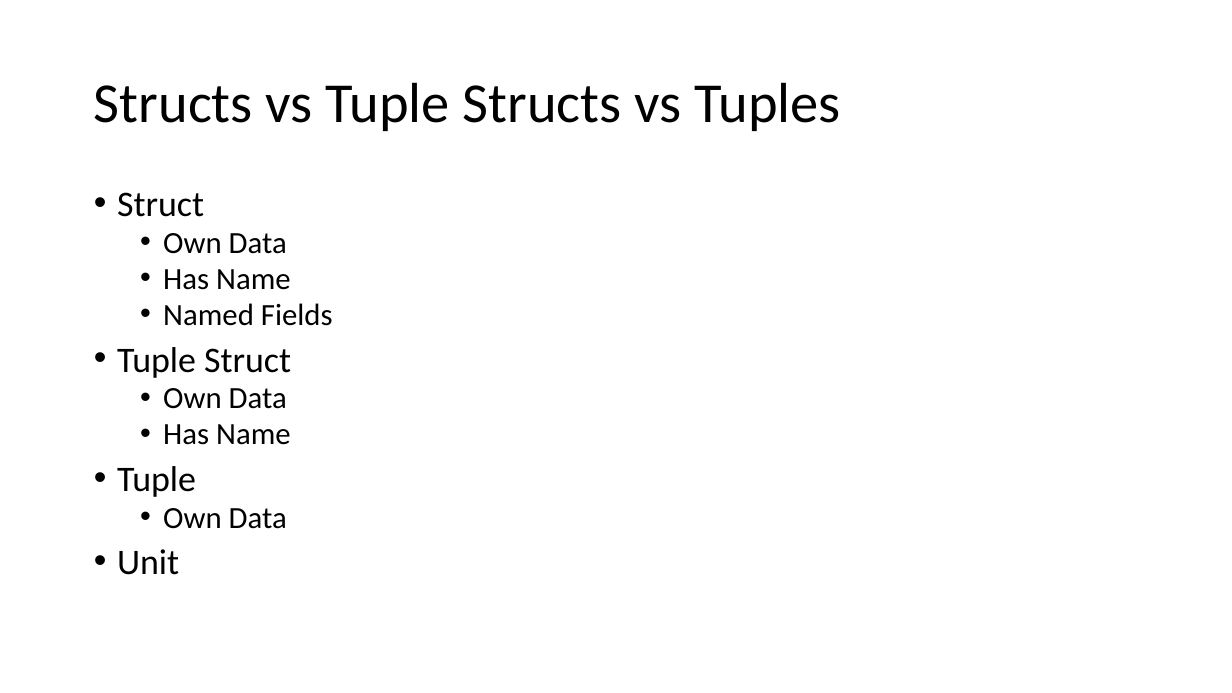
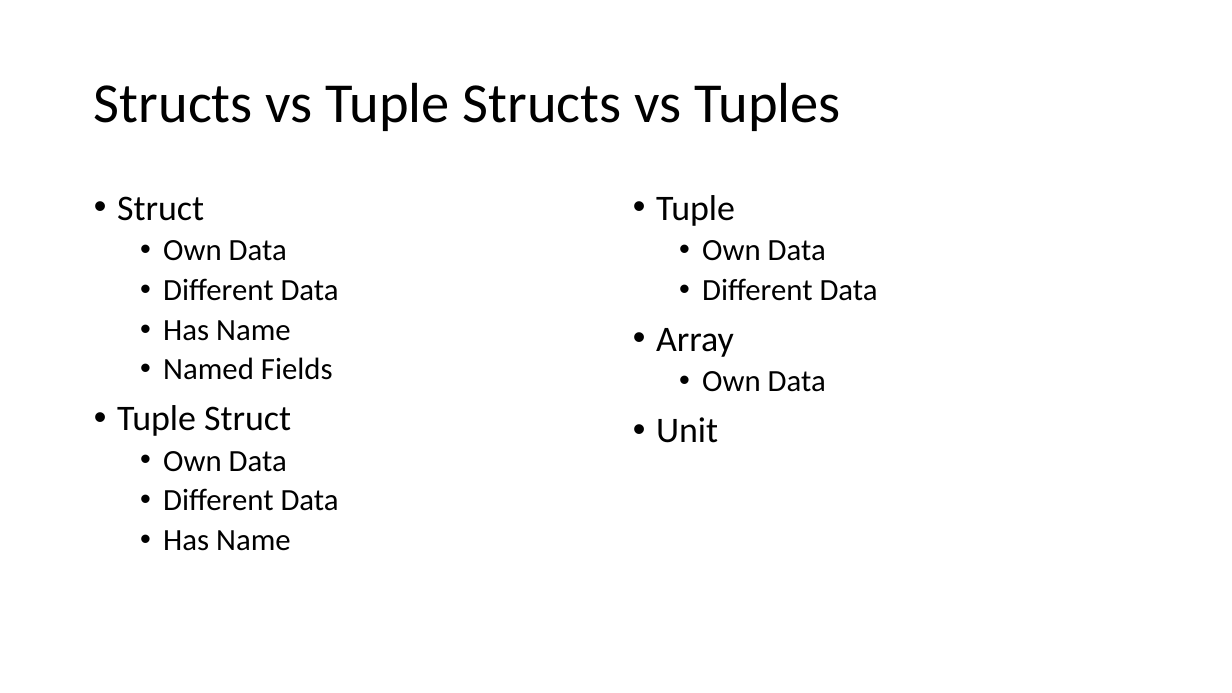
Before and after one commit to kugushev/course-rust-basics, a slide deck: slide 13 of pres/02-BuildingBlocks.pptx (slide 12 before the commit). Drawn at 1232x693 pixels with LibreOffice and Linux fonts; fonts in the diff are those of the drawing. Boxes give left, top, right and bottom in pixels: in the first picture for what was removed or moved away, otherwise in the second. Text is boxed around its words. In the diff, an @@ line names an element or a change of style, - is before the commit and + after.

```diff
--- a/pres/02-BuildingBlocks.pptx
+++ b/pres/02-BuildingBlocks.pptx
@@ text at [117,196,333,551]: line spacing 0.8 to 0.9 @@
@@ text added at [656,195,878,443], 24 pt, text #000000 @@
+• Tuple
+  • Own Data
+  • Different Data
+• Array
+  • Own Data
+• Unit
@@ text at [163,278,339,301]: paragraph added @@
+  • Different Data
@@ text at [117,466,287,575]: paragraphs removed @@
-• Tuple
-  • Own Data
-• Unit
@@ text at [163,488,339,511]: paragraph added @@
+  • Different Data
```
Also in this commit, not shown: 8 other slides changed, 16 slides added, 5 slides removed, 4 other files.
